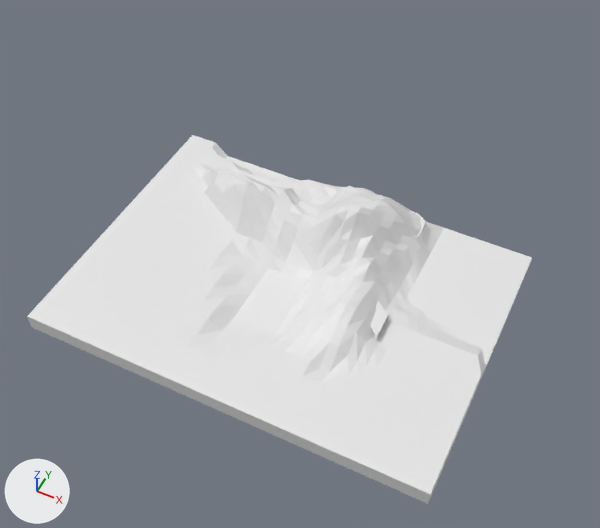
An edit to the Blender file Object Files/Scene_Building.blend, drawn before and after from the same camera.
The view is the same before and after, from a 50 mm camera at (2.96, -5.53, 7.4) aimed at (0.05, 0.3, 0.11). Arrows for +X, +Y and +Z are at lower left; the lights stay in place.

The first picture shows 'Hill'.
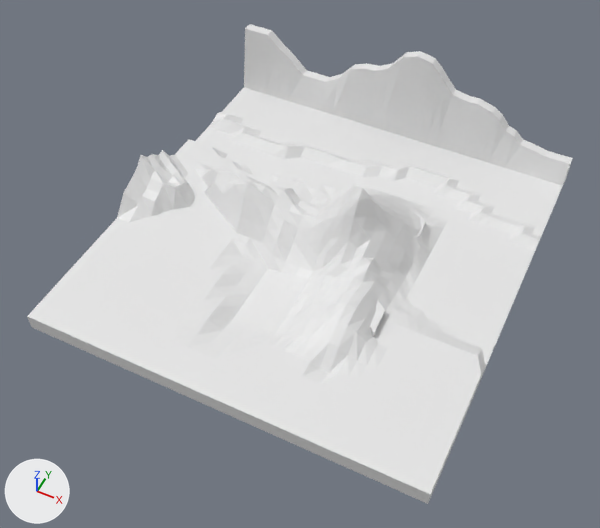
Scene script edits in JSON lines:
```json
{"block": "me_cube_004", "where": "# used by ob_hill; location = (0.0, 0.0, 0.58)"}
{"op": "remove", "block": "me_cube_004", "code": "me_cube_004.from_pydata(...)  # 1775 vertices, 1750 faces; spans x -2.31..2.45, y -1.75..1.75, z -0.66..0.22"}
{"op": "add", "block": "me_cube_004", "code": "me_cube_004.from_pydata(...)  # 2685 vertices, 2660 faces; spans x -2.31..2.45, y -1.75..3.43, z -0.72..0.62"}
{"block": "me_cube_004", "change": "me_cube_004 part 1: 113 vertices moved from x -2.31..1.22, y 0.19..1.75, z -0.66..0.22 to x -2.31..1.22, y 0.19..1.88, z -0.72..0.51; 910 vertices added at x -2.31..2.45, y 1.75..3.43, z -0.67..0.62"}
```

Where the change shows, as pixel boxes (x1, y1, x2, y2) in the pictures (600 x 528 px):
```json
{"object": "Hill", "change": "reshaped", "before": [27, 135, 532, 504], "after": [27, 24, 573, 504], "on screen": "8% wider, 30% taller"}
{"part": 1, "of": "me_cube_004", "change": "built on", "before": [117, 135, 444, 287], "after": [117, 24, 573, 287]}
```
